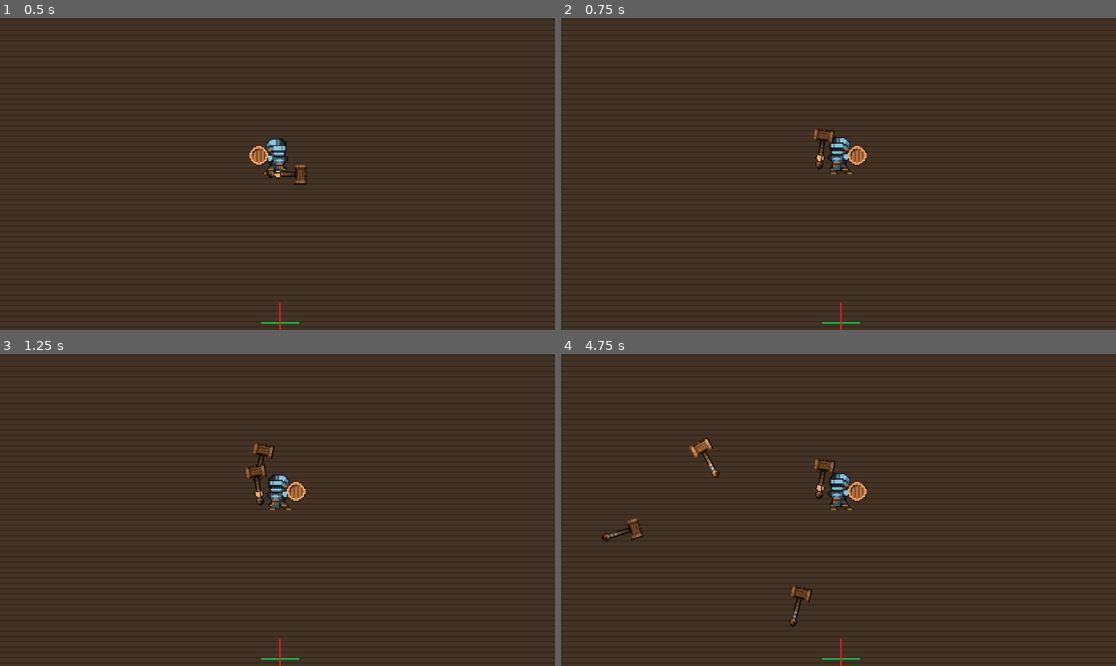
Above: before the commit, frames 1-4 (two rows, left to right).
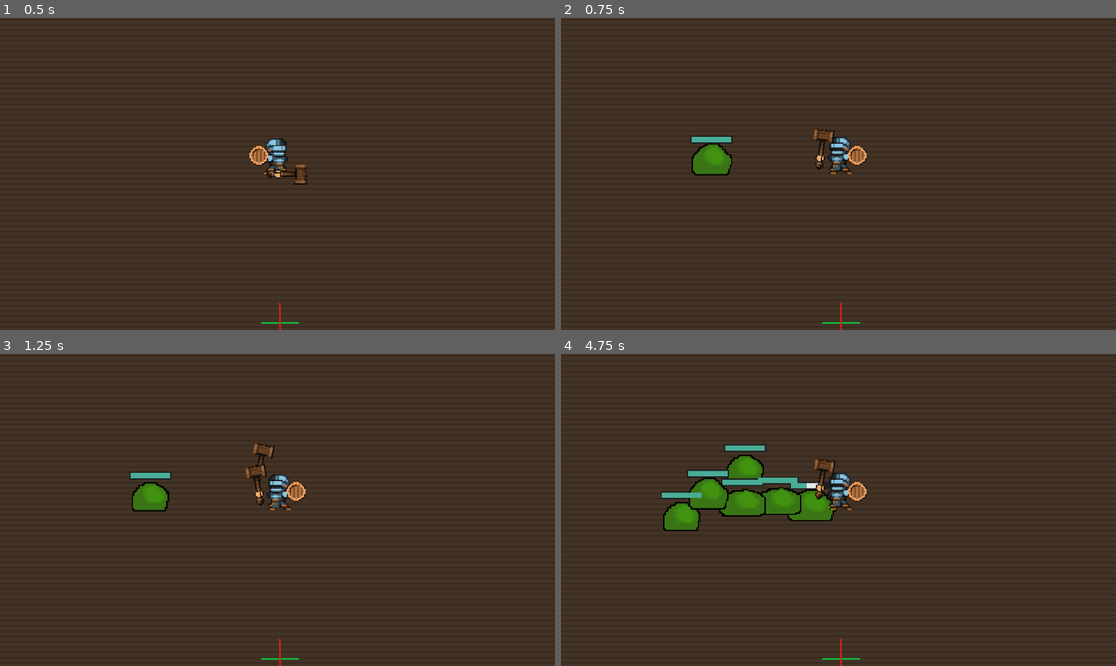
Above: after the commit, the same moments.

Repository: MG9442/Bullet_Hell_Zenva_tutorial
Game: Godot game, scene res://Scenes/game.tscn
The game is run twice, just before and just after one commit, with the same random seed, the same clock (stepped at 60 frames per second) and the same inputs.
Inputs (mouse positions are in pixels of both pictures, inside the frame that each line leads up to):
- Up to frame 1 (0.5 s): no input
- Up to frame 2 (0.75 s): move the mouse to (838, 155) at 0.52 s; hold Right (ArrowRight) from 0.53 s (still down); tap Space (SpawnEnemy, bound only after the commit) at 0.6 s; click (838, 155) at 0.67 s
- Up to frame 3 (1.25 s): keep holding Right (ArrowRight)
- Up to frame 4 (4.75 s): move the mouse to (727, 525) at 1.27 s; release Right (ArrowRight) at 1.28 s; hold Down (ArrowDown) 1.28-2.03 s; tap Mouse wheel up (CameraZoomIn) at 1.35 s; click (727, 525) at 1.42 s; tap Space (SpawnEnemy, bound only after the commit) every 0.75 s from 1.55 to 4.55 s; move the mouse to (894, 441) at 2.02 s; hold Right (ArrowRight) 2.03-2.78 s; tap Mouse wheel down (CameraZoomOut) at 2.1 s; click (894, 441) at 2.17 s; move the mouse to (810, 572) at 2.77 s; hold Up (ArrowUp) 2.78-3.53 s; tap Delete (DeleteKey) at 2.85 s; click (810, 572) at 2.92 s; move the mouse to (1005, 556) at 3.52 s; press the mouse at (1005, 556) at 3.53 s; hold Left (ArrowLeft) from 3.53 s (still down); move the mouse to (672, 463) at 4.27 s; release the mouse at (672, 463) at 4.28 s; right-click (672, 463) at 4.35 s; click (672, 463) at 4.42 s

Frame 1 is identical in both runs. In frame 2, 0.9% of the frame differs, in the area x 23-50%, y 35-51%; in frame 3, 0.8%; in frame 4, 4.7%, in the area x 7-50%, y 26-88%.

Commit message:
Added variable dmg, bullet_reset(), spawners

Diff:
--- a/Scenes/Hammer_Thrown.tscn
+++ b/Scenes/Hammer_Thrown.tscn
@@ -34,3 +34,8 @@
 position = Vector2(0, -7)
 shape = SubResource("CapsuleShape2D_idjw6")
 disabled = true
+
+[node name="ResetTimer" type="Timer" parent="."]
+wait_time = 2.0
+
+[connection signal="timeout" from="ResetTimer" to="." method="_on_reset_timer_timeout"]
--- a/Scenes/game.tscn
+++ b/Scenes/game.tscn
@@ -1,9 +1,11 @@
-[gd_scene load_steps=14 format=3 uid="uid://dvxwkvoilvb0c"]
+[gd_scene load_steps=17 format=3 uid="uid://dvxwkvoilvb0c"]
 
 [ext_resource type="Script" path="res://Scenes/GameManager.gd" id="1_qy233"]
 [ext_resource type="Script" path="res://Scripts/DebugModeUI.gd" id="2_ww2aj"]
 [ext_resource type="PackedScene" uid="uid://t4fqen3845vo" path="res://Scenes/background.tscn" id="6_yh5as"]
+[ext_resource type="Script" path="res://Scenes/spawner_manager.gd" id="7_27pr3"]
 [ext_resource type="PackedScene" uid="uid://b0e4vrq84uyv8" path="res://Scenes/KnightPlayer2DWHands.tscn" id="7_l44vk"]
+[ext_resource type="PackedScene" uid="uid://xlbwo2qvigic" path="res://Scenes/green_slime.tscn" id="7_ns1av"]
 [ext_resource type="Script" path="res://Scripts/PlayerCamera.gd" id="9_ij1am"]
 [ext_resource type="PackedScene" uid="uid://bnj5jkm6qcggl" path="res://Scenes/target_debug.tscn" id="12_d1n4n"]
 
@@ -20,6 +22,11 @@
 [sub_resource type="StyleBoxEmpty" id="StyleBoxEmpty_0j08k"]
 
 [sub_resource type="StyleBoxEmpty" id="StyleBoxEmpty_4sn38"]
+
+[sub_resource type="NavigationPolygon" id="NavigationPolygon_ruui0"]
+vertices = PackedVector2Array(372.023, 245, -389, 245, -389, -207.023, 372.969, -208.969)
+polygons = Array[PackedInt32Array]([PackedInt32Array(0, 1, 2, 3)])
+outlines = Array[PackedVector2Array]([PackedVector2Array(-399, -217, -399, 255, 382, 255, 383, -219)])
 
 [node name="World" type="Node2D"]
 
@@ -209,6 +216,48 @@
 
 [node name="Background" parent="." instance=ExtResource("6_yh5as")]
 
+[node name="NavigationRegion2D" type="NavigationRegion2D" parent="Background"]
+visible = false
+navigation_polygon = SubResource("NavigationPolygon_ruui0")
+
+[node name="SpawnerManager" type="Node2D" parent="."]
+script = ExtResource("7_27pr3")
+
+[node name="Spawn1" type="Node2D" parent="SpawnerManager"]
+position = Vector2(-317, -139)
+
+[node name="Spawn2" type="Node2D" parent="SpawnerManager"]
+position = Vector2(2, -150)
+
+[node name="Spawn3" type="Node2D" parent="SpawnerManager"]
+position = Vector2(228, -139)
+
+[node name="Spawn4" type="Node2D" parent="SpawnerManager"]
+position = Vector2(-296, 158)
+
+[node name="Spawn5" type="Node2D" parent="SpawnerManager"]
+position = Vector2(-4, 168)
+
+[node name="Spawn6" type="Node2D" parent="SpawnerManager"]
+position = Vector2(225, 142)
+
+[node name="Enemies" type="Node2D" parent="."]
+
+[node name="GreenSlime" parent="Enemies" instance=ExtResource("7_ns1av")]
+position = Vector2(-255, -147)
+
+[node name="GreenSlime2" parent="Enemies" instance=ExtResource("7_ns1av")]
+position = Vector2(-280, -91)
+
+[node name="GreenSlime3" parent="Enemies" instance=ExtResource("7_ns1av")]
+position = Vector2(-211, -100)
+
+[node name="GreenSlime4" parent="Enemies" instance=ExtResource("7_ns1av")]
+position = Vector2(-122, -153)
+
+[node name="GreenSlime5" parent="Enemies" instance=ExtResource("7_ns1av")]
+position = Vector2(-192, -144)
+
 [connection signal="toggled" from="DebugModeUI/AdminControlsContainer/FreezeTime" to="GameManager" method="_on_freeze_time_toggled"]
 [connection signal="value_changed" from="DebugModeUI/PropertiesContainer/TransformProperty/SpinBox1" to="DebugModeUI" method="_on_transform_x_value_changed"]
 [connection signal="value_changed" from="DebugModeUI/PropertiesContainer/TransformProperty/SpinBox2" to="DebugModeUI" method="_on_transform_y_value_changed"]
--- a/Scenes/hammer_thrown.gd
+++ b/Scenes/hammer_thrown.gd
@@ -1,5 +1,52 @@
 extends CharacterBody2D
 
-func _physics_process(delta: float) -> void:
-	rotation += 0.35
-	move_and_slide()
+@onready var Collision : CollisionShape2D = $Wood_Hammer/Hammer_Hitbox/CollisionShape2D
+@onready var ResetTimer : Timer = $ResetTimer
+
+var activeFlag : bool = false
+var Killzone : int = 500 # Killzone to reset bullet
+var speed : int = 0 # speed used to determine dmg vector
+
+func _physics_process(_delta: float) -> void:
+	if activeFlag:
+		rotation += 0.35
+		move_and_slide()
+		#print("thrown_weapon global_position = " + str(global_position))
+		var max_piont = abs(global_position.x)
+		if (abs(global_position.y) > max_piont): max_piont = abs(global_position.y)
+		if (max_piont >= Killzone):
+			reset_bullet()
+
+func deal_damage() -> float: #return damage for hurtbox
+	var weapon_dmg : float = 10
+	var dmg_multiplier : float = 1
+	dmg_multiplier = speed/50
+	weapon_dmg = weapon_dmg * dmg_multiplier
+	if scale.x > 1: weapon_dmg = weapon_dmg * 2
+	#print("speed = " + str(speed))
+	#print("dmg_multipliered = " + str(dmg_multiplier))
+	#print("weapon_dmg = " + str(weapon_dmg))
+	#print("weapon.scale = " + str(scale))
+	reset_bullet()
+	return weapon_dmg
+
+func reset_bullet():
+	visible = false
+	speed = 0
+	velocity = Vector2(0,0)
+	global_position = Vector2(0,0)
+	scale = Vector2(1,1)
+	Collision.set_deferred("disabled", true)
+	activeFlag = false
+
+func activate_bullet():
+	visible = true
+	Collision.disabled = false
+	activeFlag = true
+	ResetTimer.start()
+
+func set_speed(new_speed : int):
+	speed = new_speed
+
+func _on_reset_timer_timeout() -> void:
+	reset_bullet()
--- /dev/null
+++ b/Scenes/spawner_manager.gd
@@ -0,0 +1,29 @@
+extends Node2D
+
+@onready var EnemiesContainer = $"../Enemies"
+
+var spawner_array : Array
+var Slime_enemy: PackedScene = preload("res://Scenes/green_slime.tscn")
+var spawn_location : Vector2
+var rng = RandomNumberGenerator.new()
+
+# Called when the node enters the scene tree for the first time.
+func _ready() -> void:
+	for child in get_children(): #Add childern into array
+		spawner_array.append(child)
+	#print("SpawnerManager, spawner array = " + str(spawner_array))
+
+func _process(_delta: float) -> void:
+	if Input.is_action_just_pressed("SpawnEnemy"):
+		Spawn_enemies(1)
+
+func choose_rand_spawner():
+	var rand_number = rng.randi_range(0, spawner_array.size())
+	spawn_location = spawner_array[rand_number].global_position #Assign random spawning point
+	print("Spawner[" + str(rand_number) + "], global_position = " + str(spawn_location))
+
+func Spawn_enemies(num_enemies : int):
+	for enemy in num_enemies:
+		var spawned_enemy: Node = Slime_enemy.instantiate()
+		EnemiesContainer.add_child(spawned_enemy)
+	print("Spawn_enemies")
--- a/Scripts/DebugModeUI.gd
+++ b/Scripts/DebugModeUI.gd
@@ -153,10 +153,3 @@
 		selected_object = null
 	print("Object Health = " + str(object_health) + " value = " + str(value))
 	print("damage value = " + str(health_diff))
-
-func _on_transform_x_value_changed(value):
-	pass # Replace with function body.
-
-
-func _on_transform_y_value_changed(value):
-	pass # Replace with function body.
--- a/Scripts/KnightPlayer2D.gd
+++ b/Scripts/KnightPlayer2D.gd
@@ -108,18 +108,7 @@
 	var attempted_pivot = snapped(r_weapon_pivot.rotation_degrees,1)
 	var attempted_pivot_abs = abs(attempted_pivot)
 	#print("attempted_pivot =" + str(attempted_pivot))
-	# Ensure that pivot doesn't rotate behind back while swinging
-	if WeaponSwinging:
-		Axe_Throw_raycast.target_position = -(global_position - get_global_mouse_position())
-		if (DirectionToggle and (attempted_pivot_abs <= 90 or attempted_pivot_abs >= 270)):
-			r_weapon_pivot.rotation_degrees = last_known_pivot
-			return
-		elif (!DirectionToggle and (attempted_pivot_abs >= 90 and attempted_pivot_abs <= 270)):
-			r_weapon_pivot.rotation_degrees = last_known_pivot
-			return
-		else:
-			r_weapon_pivot.rotation_degrees = attempted_pivot
-			last_known_pivot = attempted_pivot
+	Axe_Throw_raycast.target_position = -(global_position - get_global_mouse_position())
 
 	# Reset rotation by adding/subtracting 360 degrees
 	if attempted_pivot <= -360:
@@ -141,10 +130,10 @@
 		Flip_sprite_Direction(DirectionToggle)
 		#print("DirectionToggled Right")
 
-	if DirectionToggle and !WeaponSwinging and snapped(r_hand.rotation_degrees,1) != 180: #Left side
+	if DirectionToggle  and snapped(r_hand.rotation_degrees,1) != 180: #Left side
 		r_hand.rotation_degrees = 180 # Rotate
 		#print("Rotating Hand position 180")
-	elif !DirectionToggle and !WeaponSwinging and snapped(r_hand.rotation_degrees,1) != 0: #Right side
+	elif !DirectionToggle and snapped(r_hand.rotation_degrees,1) != 0: #Right side
 		r_hand.rotation_degrees = 0 # Set to default
 		#print("Rotating Hand position to 0")
 
@@ -159,6 +148,7 @@
 	var Thrown_weapon : Node2D # Node returned from bullet container
 	var vector_to_mouse : Vector2 = -(global_position - get_global_mouse_position()).normalized()
 	Thrown_weapon = BulletContainer.get_bullet()
+	Thrown_weapon.activate_bullet()
 	Thrown_weapon.visible = true
 	Thrown_weapon.global_position = Held_weapon.global_position
 	Thrown_weapon.rotation = r_weapon_pivot.rotation
@@ -167,6 +157,7 @@
 	Thrown_weapon.modulate = Held_weapon.modulate
 	Thrown_weapon.scale = Held_weapon.scale
 	Held_weapon.visible = false
+	Thrown_weapon.set_speed(Throwing_speed) #Pass speed to determine dmg
 	Throw_cooldown.start()
 	#print("Power_timer elapsed timer = " + str(snapped(Power_timer,0.1)))
 
--- a/project.godot
+++ b/project.godot
@@ -97,6 +97,11 @@
 "events": [Object(InputEventKey,"resource_local_to_scene":false,"resource_name":"","device":-1,"window_id":0,"alt_press …(195 unchanged characters)…
 ]
 }
+SpawnEnemy={
+"deadzone": 0.5,
+"events": [Object(InputEventKey,"resource_local_to_scene":false,"resource_name":"","device":-1,"window_id":0,"alt_pressed":false,"shift_pressed":false,"ctrl_pressed":false,"meta_pressed":false,"pressed":false,"keycode":0,"physical_keycode":32,"key_label":0,"unicode":32,"location":0,"echo":false,"script":null)
+]
+}
 
 [layer_names]
 
